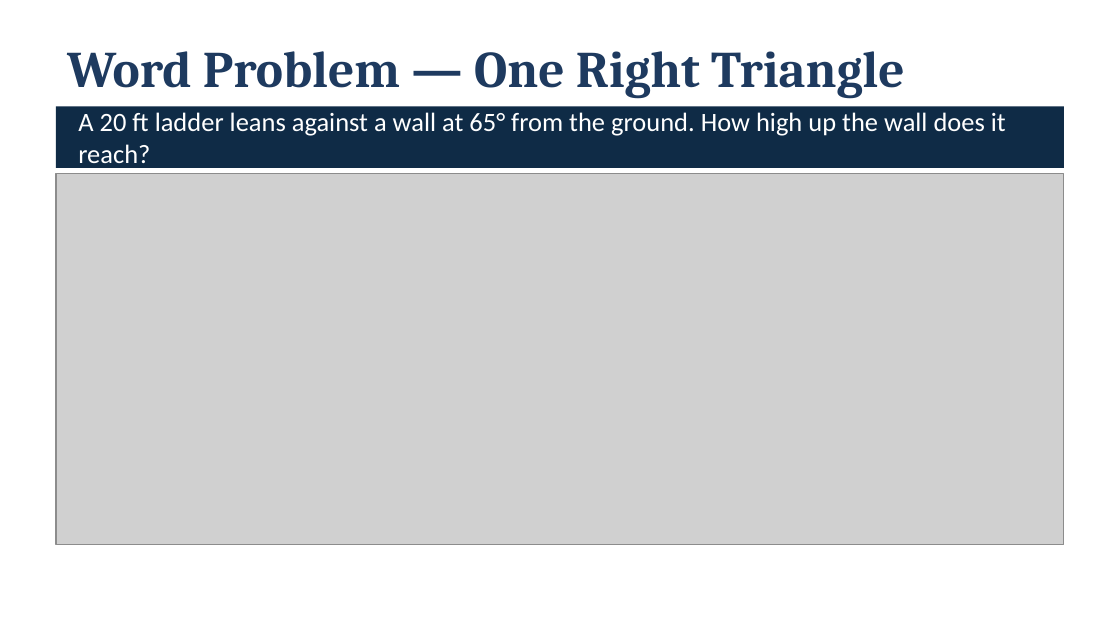
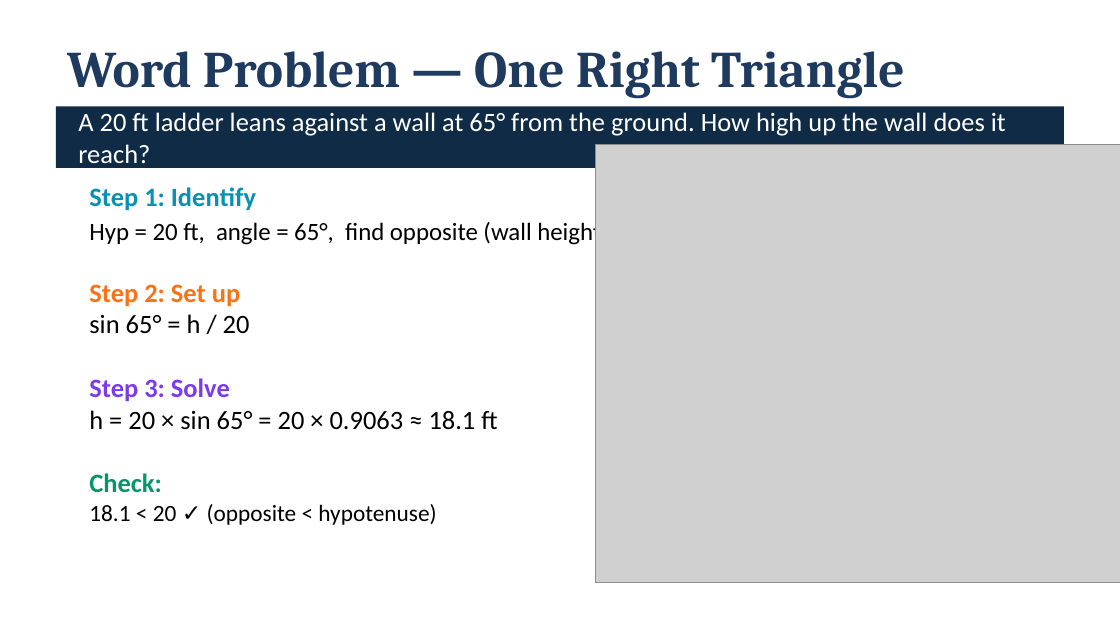
Before and after one commit to andrewhvolk/andrewhvolk.github.io, a slide deck: slide 6 of slides/Math130Unit3C.pptx. Drawn at 1120x630 pixels with LibreOffice and Linux fonts; fonts in the diff are those of the drawing; grey boxes stand for pictures. Boxes give left, top, right and bottom in pixels: in the first picture for what was removed or moved away, otherwise in the second. Text is boxed around its words. In the diff, an @@ line names an element or a change of style, - is before the commit and + after.

```diff
--- a/slides/Math130Unit3C.pptx
+++ b/slides/Math130Unit3C.pptx
@@ picture: place and size @@
-picture at (56,174,1064,545)
+picture at (596,144,1120,584)
@@ text added at (89,187,608,525), 17 pt, text #000000 @@
+Step 1: Identify
+Hyp = 20 ft, angle = 65°, find opposite (wall height) → use sin (SOH)
+Step 2: Set up
+sin 65° = h / 20
+Step 3: Solve
+h = 20 × sin 65° = 20 × 0.9063 ≈ 18.1 ft
+Check:
+18.1 < 20 ✓ (opposite < hypotenuse)
```
Also in this commit, not shown: 4 other slides changed, 1 other file.
